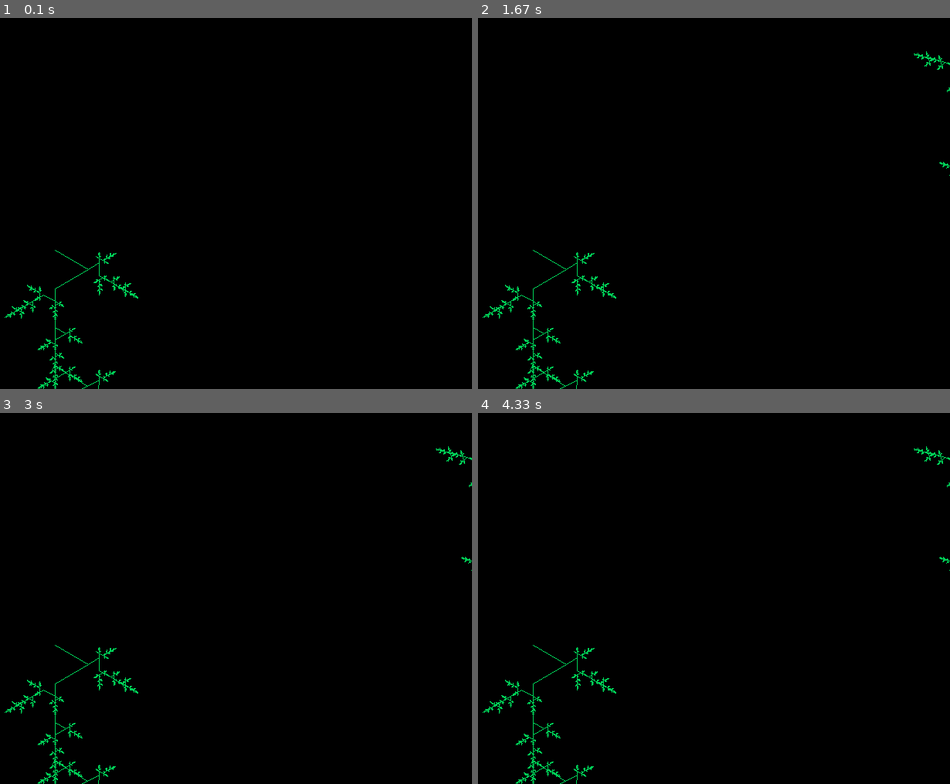
Above: before the commit, frames 1-4 (two rows, left to right).
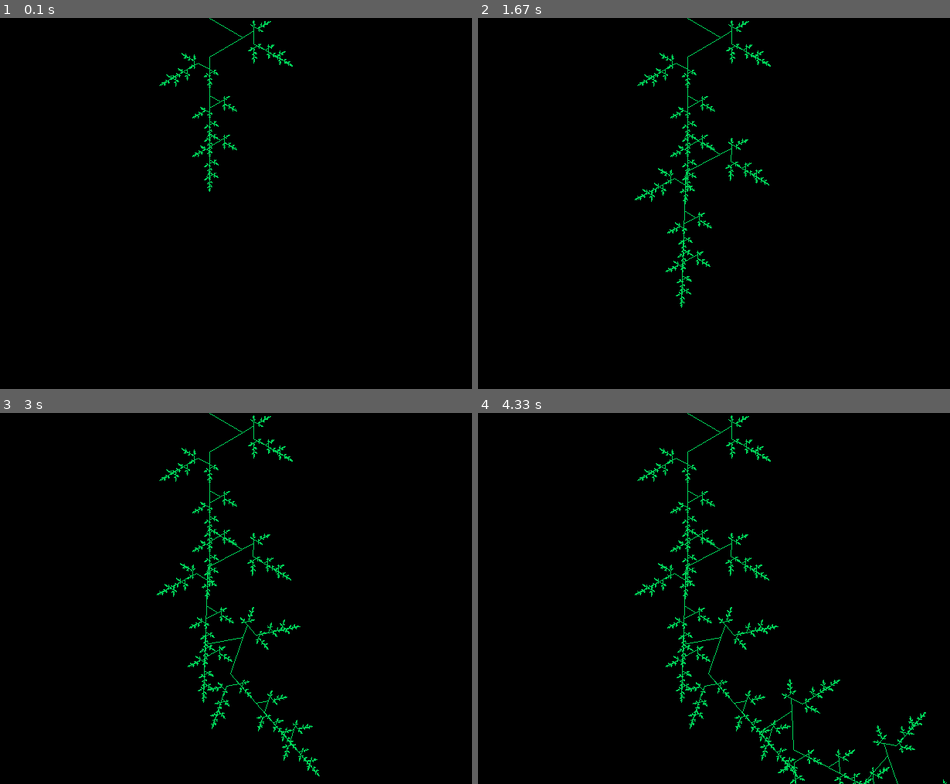
Above: after the commit, the same moments.

Repository: mikerr/pygames-arcade
Game: pygame game, started from fractal/koch-tree.py
Same seed, same stepped clock (60 frames per second), same inputs: the game is played once before the commit and once after it.
Inputs:
- Up to frame 1 (0.1 s): no input
- Up to frame 2 (1.67 s): no input
- Up to frame 3 (3 s): no input
- Up to frame 4 (4.33 s): no input

The runs differ from the first frame. In frame 1, 1.2% of the frame differs, in the area x 0-63%, y 0-100%; in frame 2, 1.9%; in frame 3, 2.5%; in frame 4, 3.1%, in the area x 0-100%, y 0-100%.

Commit message:
Modify starting position and add sleep in loop
Adjust starting position and add delay in the main loop.

Diff:
--- a/fractal/koch-tree.py
+++ b/fractal/koch-tree.py
@@ -1,7 +1,7 @@
 
 import pygame
 from pygame.locals import *
-import math,random
+import math,random,time
 
 pygame.init()
 # Resolution is ignored on Android
@@ -31,12 +31,10 @@
 
         pygame.draw.lines(surface, 53335,0,points)
         koch(line,angle,length,order - 1)
-    else:
-         print("hello")
+
     return line
 
-
-linestart = (100,300)
+linestart = (300,0)
 
 angle = 0
 
@@ -50,3 +48,5 @@
     pygame.display.flip()
 
     angle = angle - random.randrange(-45,45)
+
+    time.sleep(1)
